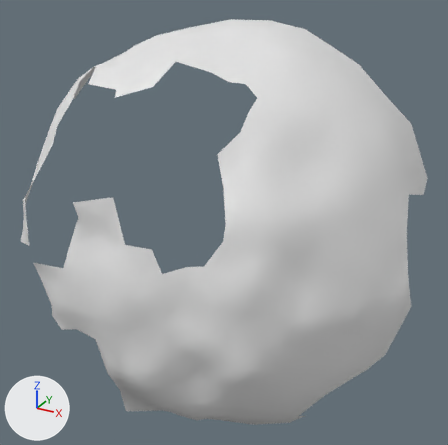
Renders of the OBJ model res/final/onecam_fullvolume/07/cleanedup/FullVolium.000153.obj from each side of a commit.
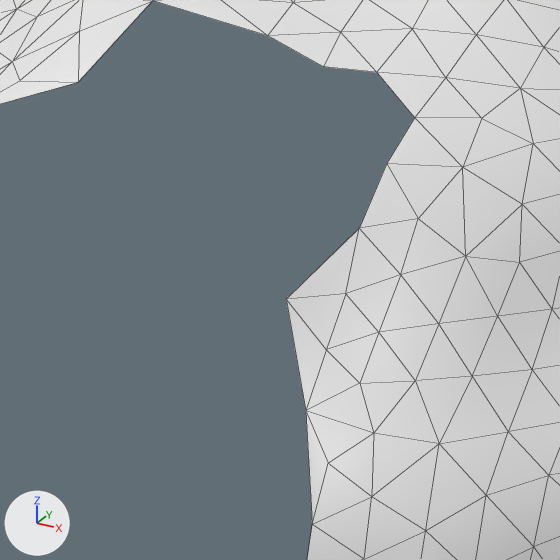
Old and new are each drawn whole from a camera (50 mm lens) standing at (-432.3, 253.8, -108.8) and looking at (-530.2, 432.0, -197.8) and again close up on the part from 29% to 68% of the width and 14% to 53% of the height. The axes (+X, +Y, +Z) are drawn at lower left. The lights are the same throughout. The close-ups show mesh edges as thin lines. Where no turn or scale is listed for an object, it has been applied to the vertices.

Objects in the first close-up: 'FullVolium.000153'.
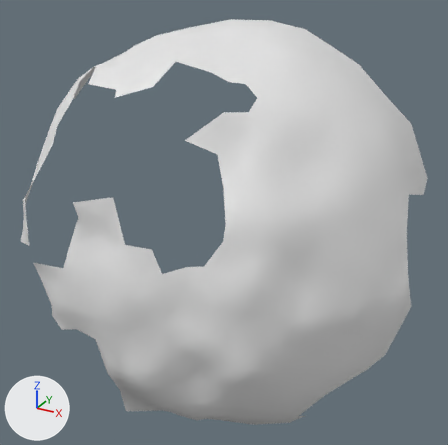
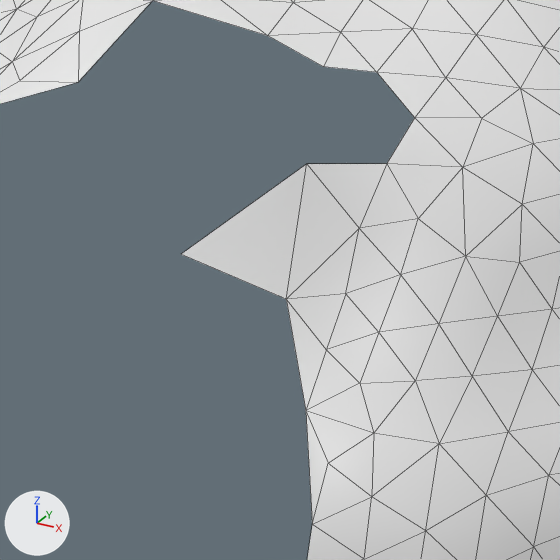
Location of each change, [x1, y1, x2, y2] in pixels of the close-ups (560 x 560 px):
part 1 of me_fullvolium_000153, added
    after: [182, 164, 386, 299]

The edits, one by one:
me_fullvolium_000153 has 456 vertices, 823 faces and spans x -608.0..-464.0, y 373.0..477.0, z -281.0..-131.0.
me_fullvolium_000153 is used by ob_fullvolium_000153; location (0.0, 0.0, 0.0).
Verts and faces of me_fullvolium_000153; kept vertices keep their numbers, new ones are numbered from 456.
Before the commit, vertices of me_fullvolium_000153: 176 (-514.0, 398.0, -161.0) at pixel (286, 299), 258 (-509.0, 408.0, -151.0) at pixel (386, 163), 297 (-510.0, 404.0, -155.0) at pixel (359, 228).
Part 1, on me_fullvolium_000153:
New vertex 456 is at (-514.0, 403.0, -150.0), pixel (306, 163).
New vertex 457 is at (-523.0, 395.0, -157.0), pixel (180, 254).
New faces: (258, 456, 297), (176, 297, 456), (176, 456, 457).
